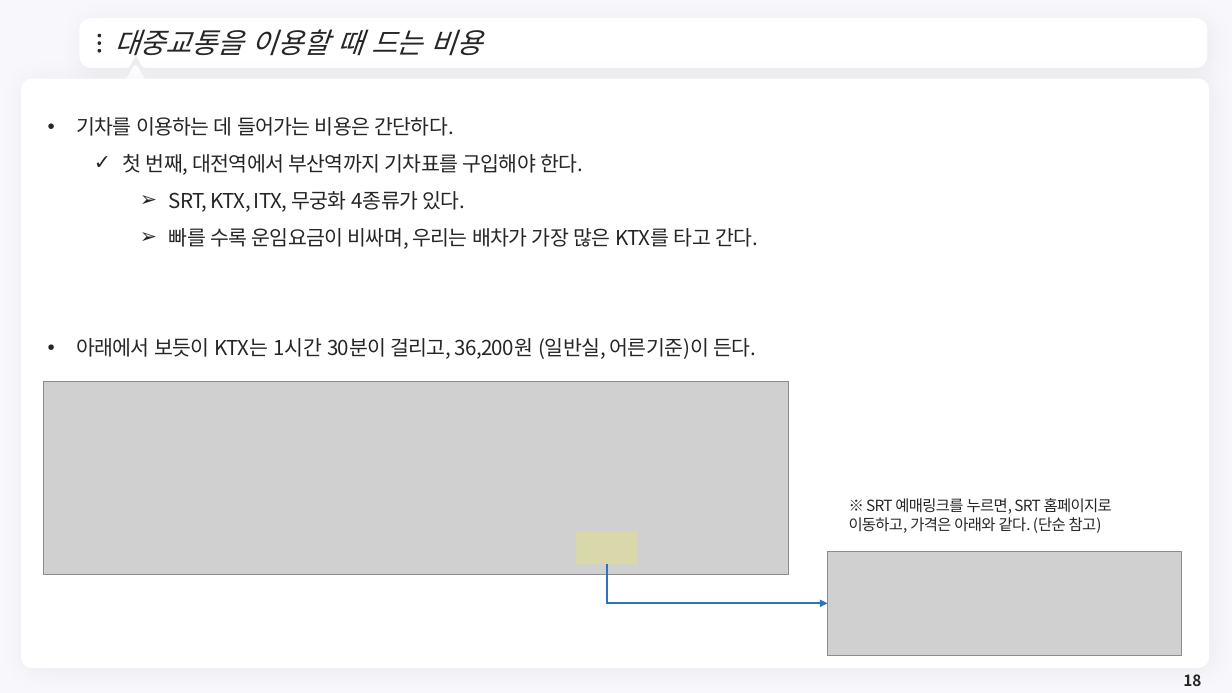
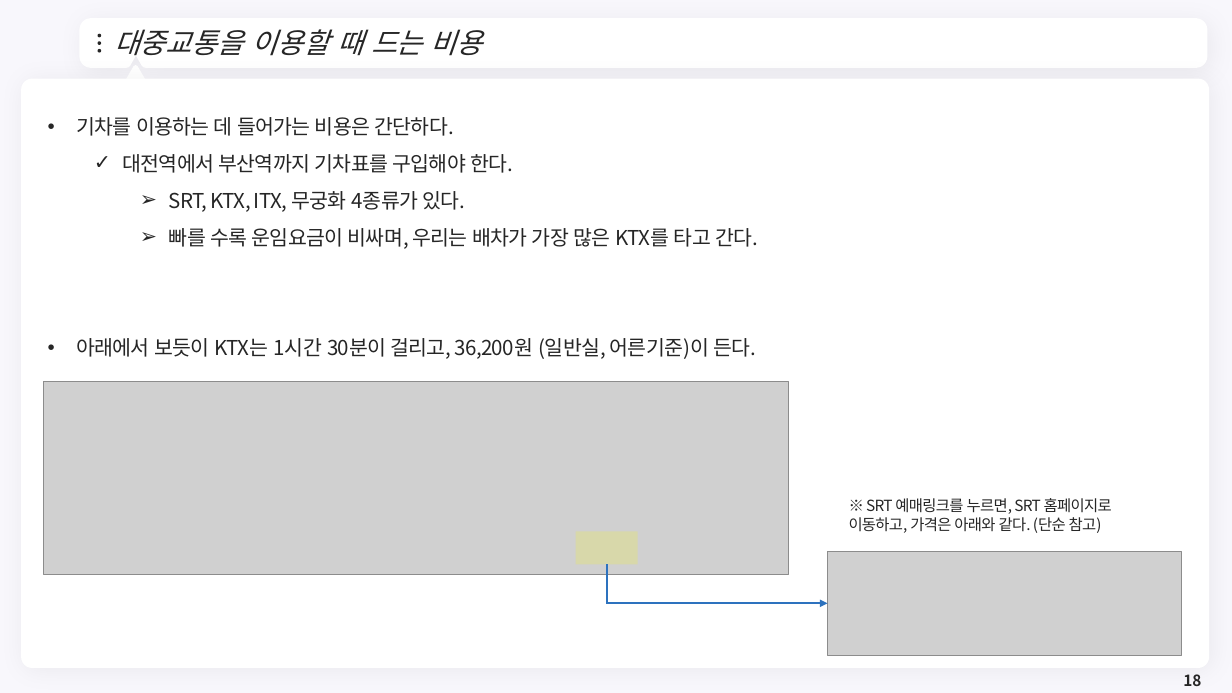
Before and after one commit to meandthey/Teaching, a slide deck: slide 18 of 생활속의 경제/01_Lectures/생활속의 경제_(에너지경제)_2.pptx. Drawn at 1232x693 pixels with LibreOffice and Linux fonts; fonts in the diff are those of the drawing; grey boxes stand for pictures; background and template pictures are left out. Boxes give left, top, right and bottom in pixels: in the first picture for what was removed or moved away, otherwise in the second. Text is boxed around its words. In the diff, an @@ line names an element or a change of style, - is before the commit and + after.

```diff
--- a/생활속의 경제/01_Lectures/생활속의 경제_(에너지경제)_2.pptx
+++ b/생활속의 경제/01_Lectures/생활속의 경제_(에너지경제)_2.pptx
@@ text at box(123, 154, 513, 173): text changed @@
-  ✓ 첫 번째, 대전역에서 부산역까지 기차표를 구입해야 한다.
+  ✓ 대전역에서 부산역까지 기차표를 구입해야 한다.
```
Also in this commit, not shown: 15 other slides changed, 10 other files.
